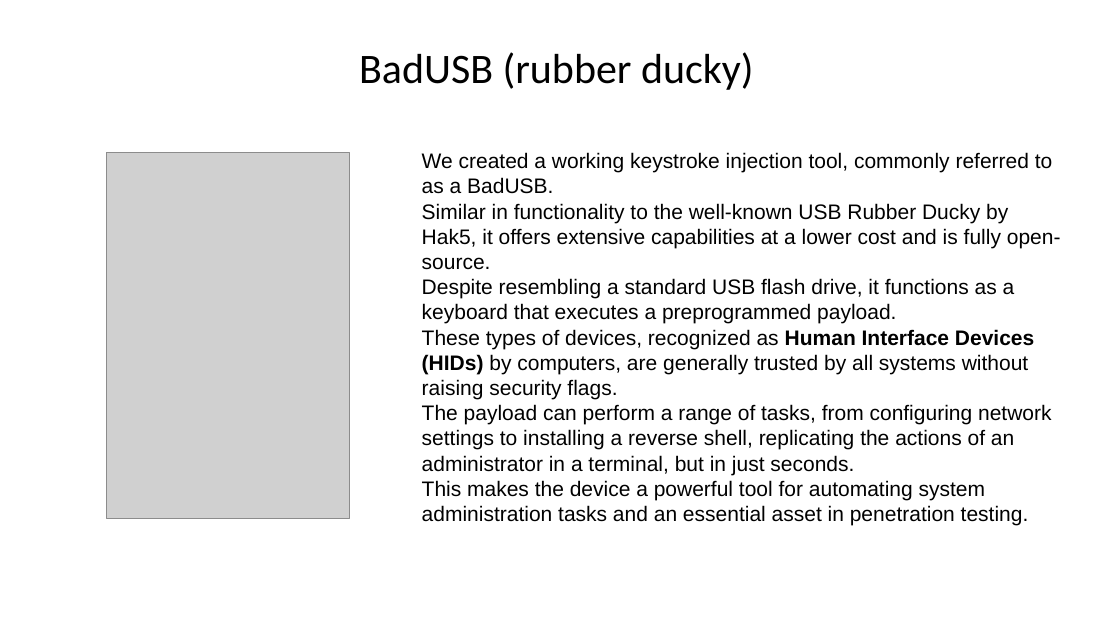
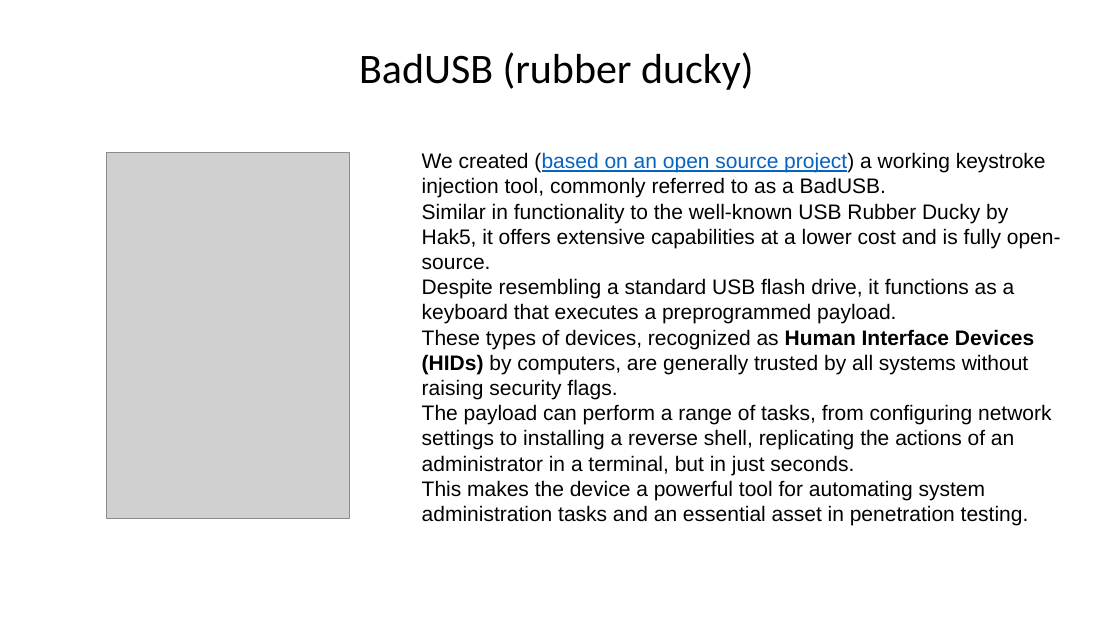
Before and after one commit to Lefteris-B/2024-CSAW, a slide deck: slide 10 of presentations/CSAW_2024_second_stage.pptx. Drawn at 1120x630 pixels with LibreOffice and Linux fonts; fonts in the diff are those of the drawing; grey boxes stand for pictures. Boxes give left, top, right and bottom in pixels: in the first picture for what was removed or moved away, otherwise in the second. Text is boxed around its words. In the diff, an @@ line names an element or a change of style, - is before the commit and + after.

```diff
--- a/presentations/CSAW_2024_second_stage.pptx
+++ b/presentations/CSAW_2024_second_stage.pptx
@@ text at (x1=422, y1=152, x2=1046, y2=198): text changed @@
-We created a working keystroke injection tool, commonly referred to as a BadUSB.
+We created (based on an open source project) a working keystroke injection tool, commonly referred to as a BadUSB.
```
Also in this commit, not shown: 3 other slides changed, 1 slide added, 2 other files.
